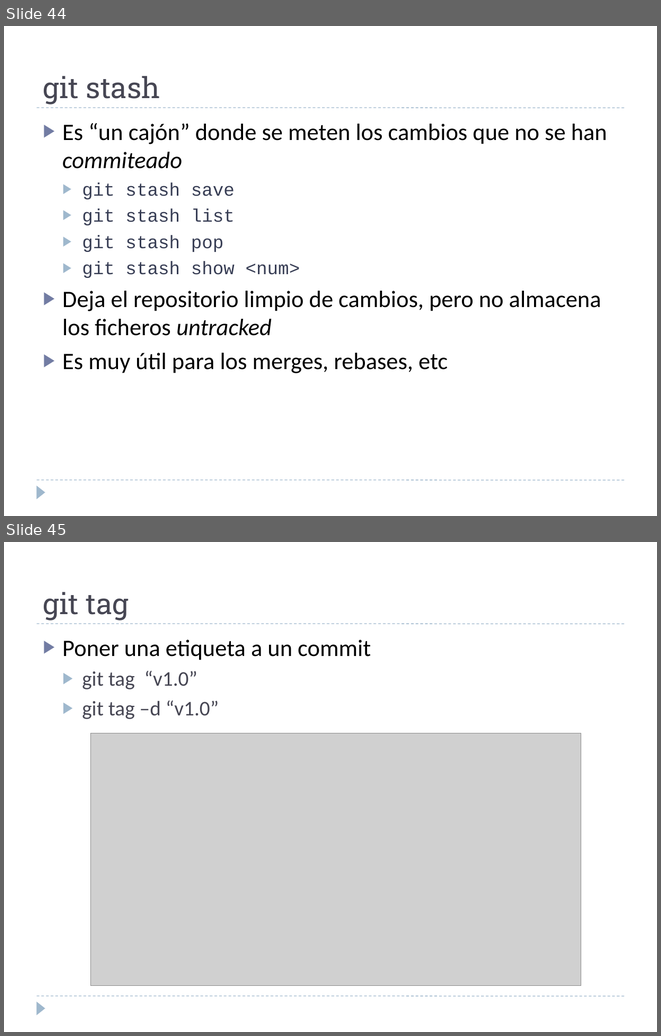
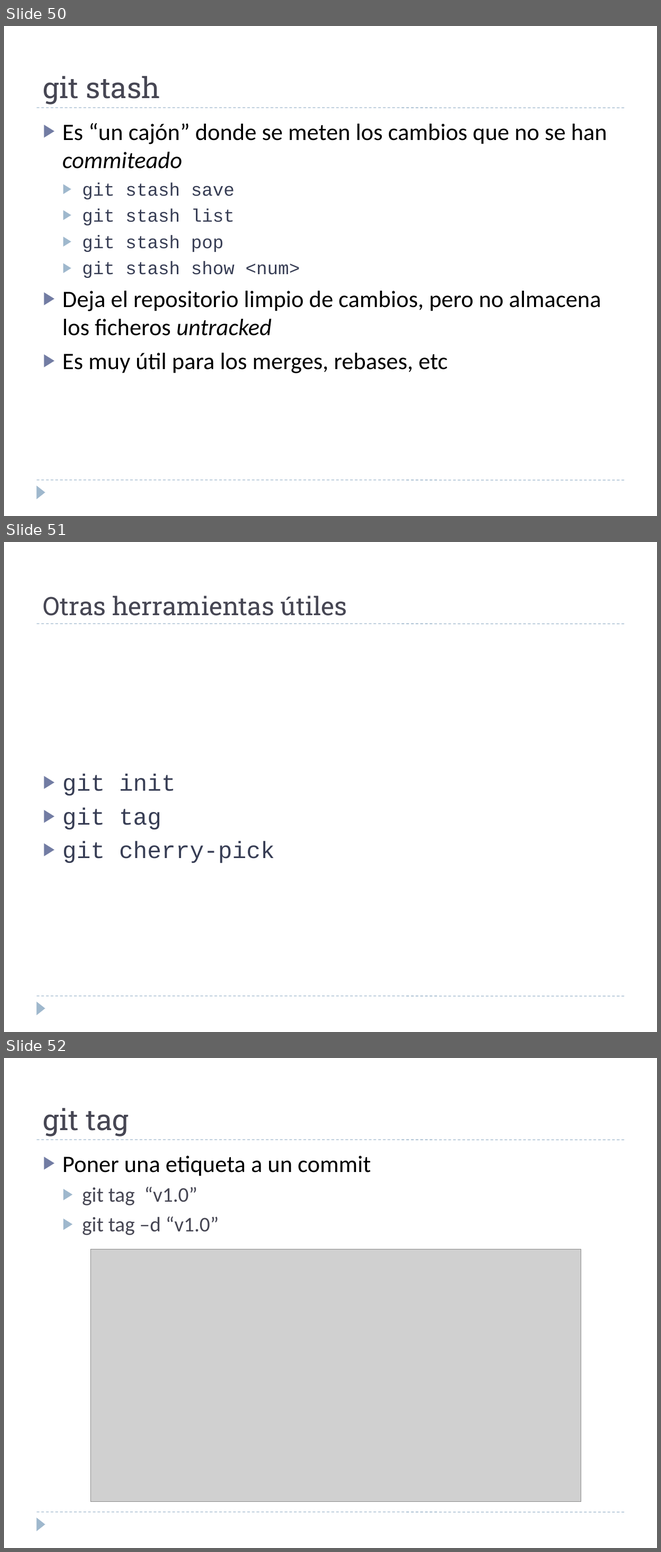
Before and after one commit to martina-if/curso_git, a slide deck: GIT.ppt. Shown one above the other, each under a label of ours: slides 44 and 45 before the commit, slides 50, 51 and 52 after it. The pictures are 661x1036 and 661x1552 pixels, drawn with LibreOffice and Linux fonts; fonts in the diff are those of the drawing; grey boxes stand for pictures. Boxes give left, top, right and bottom in pixels: in the first picture for what was removed or moved away, otherwise in the second. Text is boxed around its words. In the diff, an @@ line names an element or a change of style, - is before the commit and + after.

```diff
--- a/GIT.ppt
+++ b/GIT.ppt
@@ slide 51 added at <box>4,542,657,1032</box>, background #FFFFFF; not listed: 3 template elements that a slide beside it also shows @@
@@ text added at <box>43,596,347,616</box>, 28 pt, text #464653 @@
+Otras herramientas útiles
@@ text added at <box>62,774,275,863</box>, 26 pt, text #373D54 @@
+▶ git init
+▶ git tag
+▶ git cherry-pick
@@ what was slide 44 is now slide 50 @@
@@ what was slide 45 is now slide 52 @@
```
Also in this commit, not shown: 5 slides changed, 8 other slides added.
